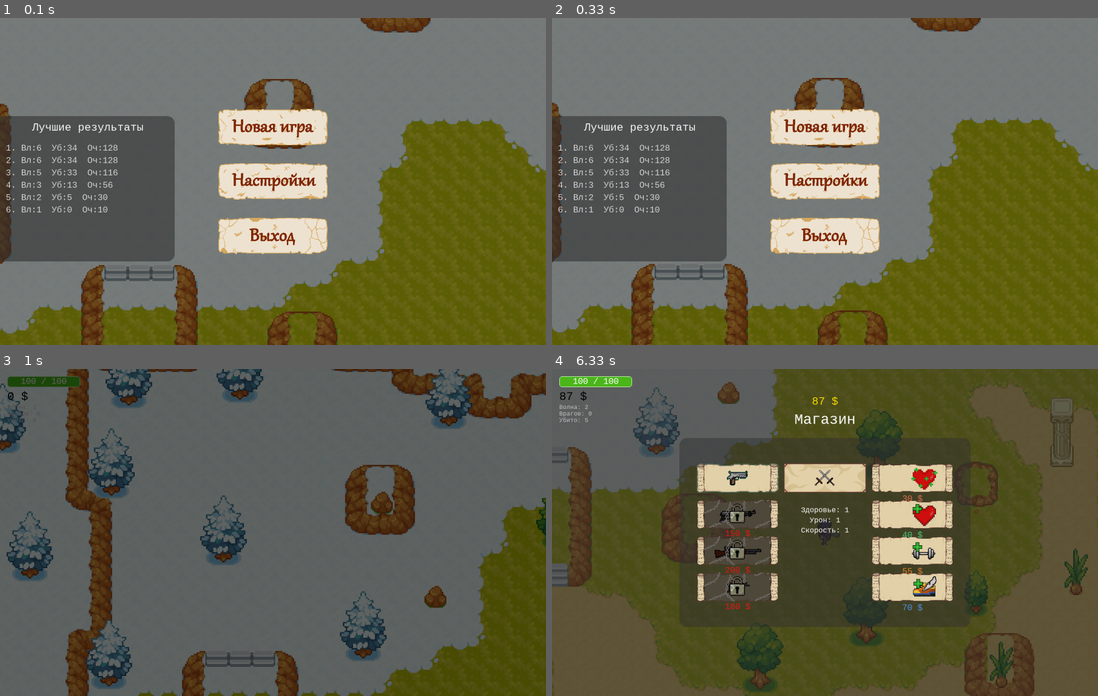
Above: before the commit, frames 1-4 (two rows, left to right).
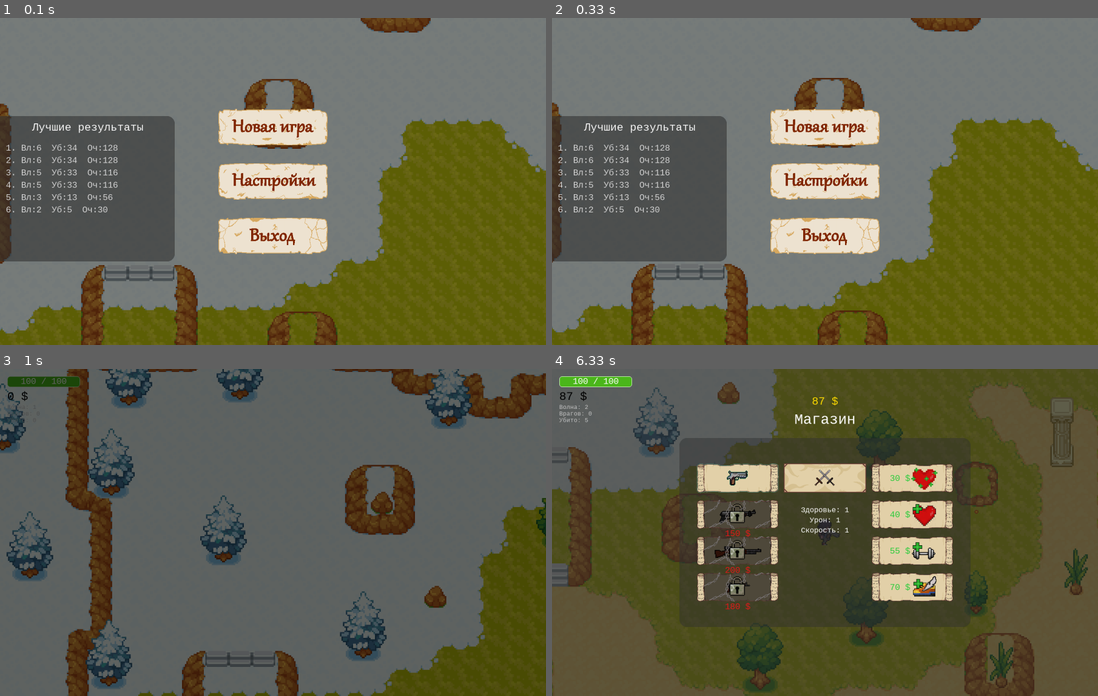
Above: after the commit, the same moments.

Repository: te1ny/blitzframe
Game: pygame game, started from game/main.py
Two runs of this game, one before a commit and one after it. Both use one fixed random seed, a clock stepped at 60 frames per second and the inputs below.
Inputs (mouse positions are in pixels of both pictures, inside the frame that each line leads up to):
- Up to frame 1 (0.1 s): no input
- Up to frame 2 (0.33 s): no input
- Up to frame 3 (1 s): click (273, 476) at 0.38 s; hold D from 0.67 s (still down); move the mouse to (273, 552) at 0.7 s
- Up to frame 4 (6.33 s): release D at 1.13 s; click (655, 483) at 1.22 s; hold W 1.5-1.8 s; click (655, 607) at 1.58 s; hold D 1.83-2.3 s; click (1027, 646) at 1.92 s; click (835, 421) at 2.38 s; hold A 2.67-3.2 s; click (693, 467) at 2.75 s; hold K 3.23-3.53 s; hold S 3.23-3.53 s; click (797, 617) at 3.32 s; tap K at 3.57, 4.05, 5.22 s; hold S 3.9-4.2 s; click (1032, 656) at 3.98 s; hold A 4.23-4.63 s; click (748, 463) at 4.32 s; hold W 4.67-5.03 s; click (934, 506) at 4.75 s; hold D 5.07-5.7 s; click (1016, 617) at 5.15 s; hold S 5.73-6.1 s; click (994, 525) at 5.82 s; hold A from 6.13 s (still down)

The runs differ from the first frame. In frame 1, 0.1% of the frame differs, in the area x 6-22%, y 50-60%; in frame 2, 0.1%; in frame 3, nothing differs; in frame 4, 0.3%, in the area x 61-68%, y 32-75%.

Commit message:
Префинальный билд

Diff:
--- a/game/main.py
+++ b/game/main.py
@@ -108,7 +108,7 @@
         self.enemies_frames_dict = {}
         for enemy_type in ['normal', 'fast', 'heavy']:
             frames = folder_importer('images', 'enemies', enemy_type)
-            self.enemies_frames_dict[enemy_type] = {k: scale_frame(v) for k, v in frames.items()}
+            self.enemies_frames_dict[enemy_type] = {k: scale_frame(v, scale=1.5) for k, v in frames.items()}
 
         boss_frames = folder_importer('images', 'enemies', 'first_boss')
         self.enemies_frames_dict['first_boss'] = {k: scale_frame(v, scale=1.3) for k, v in boss_frames.items()}
--- a/game/sprites.py
+++ b/game/sprites.py
@@ -94,9 +94,21 @@
             self.step_cooldown = True
             self.step_timer.activate()
 
+    def _collision(self, axis):
+        for sprite in self.game.collision_sprites:
+            if sprite.rect.colliderect(self.hitbox_rect):
+                if axis == 'horizontal':
+                    if self.direction.x > 0: self.hitbox_rect.right = sprite.rect.left
+                    if self.direction.x < 0: self.hitbox_rect.left  = sprite.rect.right
+                else:
+                    if self.direction.y > 0: self.hitbox_rect.bottom = sprite.rect.top
+                    if self.direction.y < 0: self.hitbox_rect.top    = sprite.rect.bottom
+
     def move(self, dt):
         self.hitbox_rect.x += self.direction.x * self.speed * dt
+        self._collision('horizontal')
         self.hitbox_rect.y += self.direction.y * self.speed * dt
+        self._collision('vertical')
         self.rect.center = self.hitbox_rect.center
 
     def take_damage(self, enemy=None, damage=None):
@@ -165,12 +177,24 @@
         self.image.set_colorkey('black')
         self.player.game.play_sound('enemy_kill')
 
+    def _collision(self, axis):
+        for sprite in self.player.game.collision_sprites:
+            if sprite.rect.colliderect(self.hitbox_rect):
+                if axis == 'horizontal':
+                    if self.direction.x > 0: self.hitbox_rect.right = sprite.rect.left
+                    if self.direction.x < 0: self.hitbox_rect.left  = sprite.rect.right
+                else:
+                    if self.direction.y > 0: self.hitbox_rect.bottom = sprite.rect.top
+                    if self.direction.y < 0: self.hitbox_rect.top    = sprite.rect.bottom
+
     def move(self, dt):
         direction = pygame.Vector2(self.player.rect.center) - pygame.Vector2(self.rect.center)
         if direction.length() > 0:
             self.direction = direction.normalize()
         self.hitbox_rect.x += self.direction.x * self.speed * dt
+        self._collision('horizontal')
         self.hitbox_rect.y += self.direction.y * self.speed * dt
+        self._collision('vertical')
         self.rect.center = self.hitbox_rect.center
 
     def draw_health(self, surface, offset):
--- a/game/states/gameplay.py
+++ b/game/states/gameplay.py
@@ -167,12 +167,19 @@
 
     def collision(self):
         for bullet in list(self.game.bullet_sprites):
+            if pygame.sprite.spritecollideany(bullet, self.game.collision_sprites):
+                bullet.kill()
+                continue
             hits = pygame.sprite.spritecollide(bullet, self.game.enemy_sprites, False)
             if hits:
                 bullet.kill()
                 for enemy in hits:
                     if enemy.collision_active:
                         enemy.take_damage(bullet.damage)
+
+        for bullet in list(self.game.enemies_bullet_sprites):
+            if pygame.sprite.spritecollideany(bullet, self.game.collision_sprites):
+                bullet.kill()
 
         hits = pygame.sprite.spritecollide(self.game.player, self.game.enemies_bullet_sprites, True)
         for bullet in hits:
@@ -478,10 +485,10 @@
         # цены апгрейдов (правая колонка) — под кнопками
         stats.next_upgrage_price()
         price_map = {
-            'heal':   (stats.heal_price,               '#E07050'),
-            'health': (stats.next_health_upgrade_price, '#50C878'),
-            'damage': (stats.next_damage_upgrade_price, '#E08030'),
-            'speed':  (stats.next_speed_upgrade_price,  '#5090E0'),
+            'heal':   stats.heal_price,
+            'health': stats.next_health_upgrade_price,
+            'damage': stats.next_damage_upgrade_price,
+            'speed':  stats.next_speed_upgrade_price,
         }
         for row in range(4):
             btn = self.buttons[row][2]
@@ -489,11 +496,11 @@
                 continue
             prefix = btn.callback.split('_')[0]
             if prefix in price_map:
-                price, col = price_map[prefix]
+                price = price_map[prefix]
                 can = stats.money >= price
-                txt_col = col if can else '#888888'
+                txt_col = '#2BCD3B' if can else '#E21A1A'
                 txt = small.render(f'{price} $', True, txt_col)
-                self.display_surface.blit(txt, txt.get_rect(midtop=(btn.rect.centerx, btn.rect.bottom + 4)))
+                self.display_surface.blit(txt, txt.get_rect(center=(btn.rect.centerx - 34, btn.rect.centery + 2)))
 
         # цены оружия (левая колонка) + tooltip при наведении
         gun_settings = load_json(join('settings', 'gun_settings.json'))
--- a/settings/score.json
+++ b/settings/score.json
@@ -15,23 +15,28 @@
         "total": 116
     },
     "4": {
+        "kills": 33,
+        "waves": 5,
+        "total": 116
+    },
+    "5": {
         "kills": 13,
         "waves": 3,
         "total": 56
     },
-    "5": {
+    "6": {
         "kills": 5,
         "waves": 2,
         "total": 30
-    },
-    "6": {
-        "kills": 0,
-        "waves": 1,
-        "total": 10
     },
     "7": {
         "kills": 0,
         "waves": 1,
         "total": 10
+    },
+    "8": {
+        "kills": 0,
+        "waves": 1,
+        "total": 10
     }
 }
